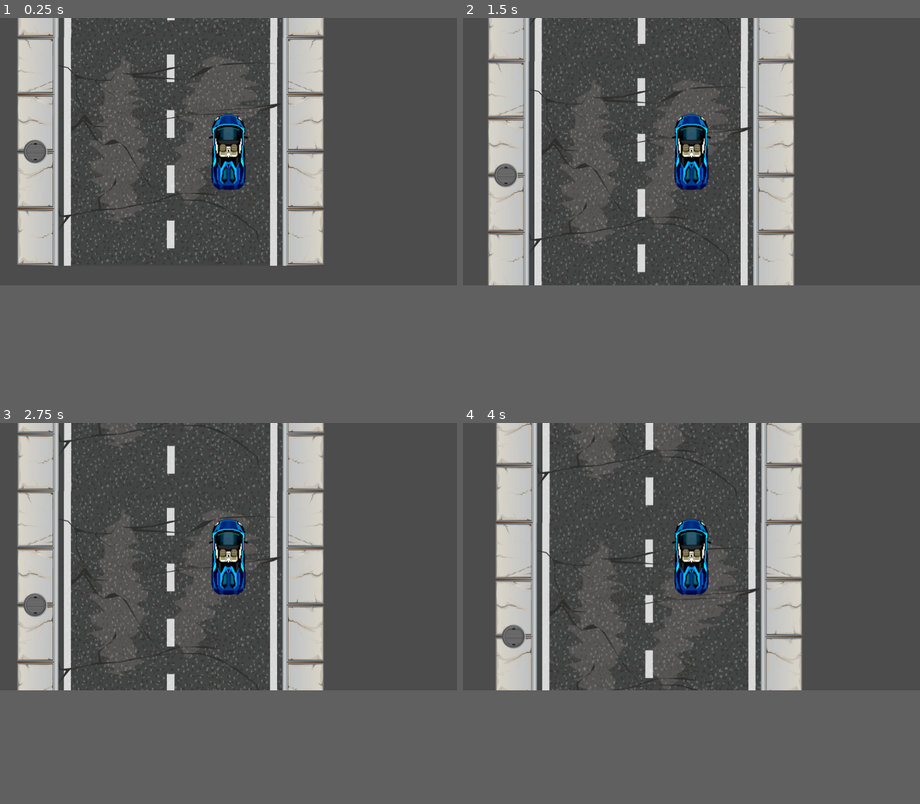
Above: before the commit, frames 1-4 (two rows, left to right).
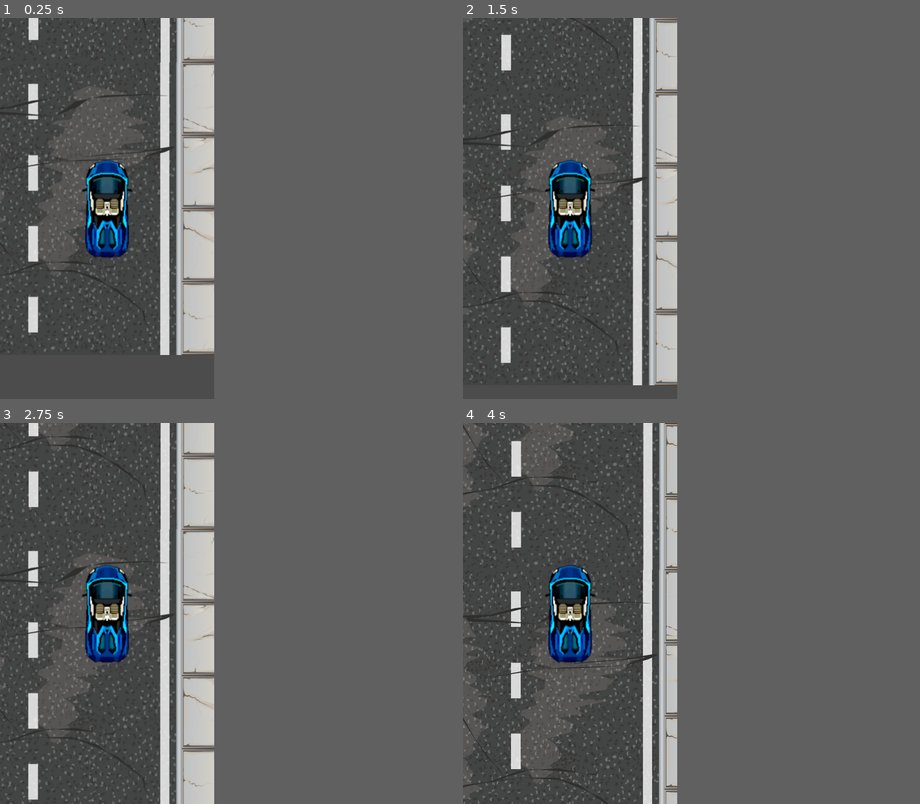
Above: after the commit, the same moments.

Repository: adngdb/coopjam
Game: Godot game, scene res://Levels/LevelTest.tscn
Two runs of this game, one before a commit and one after it. Both use one fixed random seed, a clock stepped at 60 frames per second and the inputs below.
Inputs (mouse positions are in pixels of both pictures, inside the frame that each line leads up to):
- Up to frame 1 (0.25 s): no input
- Up to frame 2 (1.5 s): tap Enter at 0.5 s; move the mouse to (792, 139) at 0.52 s; hold Right (ui_right) 0.53-1.28 s; click (792, 139) at 0.6 s; move the mouse to (600, 166) at 1.27 s; hold Left (ui_left) from 1.28 s (still down); click (600, 166) at 1.35 s
- Up to frame 3 (2.75 s): move the mouse to (274, 499) at 2.02 s; release Left (ui_left) at 2.03 s; hold Right (ui_right) from 2.03 s (still down); click (274, 499) at 2.1 s
- Up to frame 4 (4 s): move the mouse to (668, 609) at 2.77 s; click (668, 609) at 2.85 s; move the mouse to (828, 598) at 3.52 s; release Right (ui_right) at 3.53 s; hold Left (ui_left) from 3.53 s (still down); click (828, 598) at 3.6 s
The window is 800x468 before the commit and 375x667 after it. Grey fills any space a smaller window leaves; there, only what the larger window draws over its background counts as a difference.

The runs differ from the first frame. In frame 1, 29% of the frame differs, in the area x 0-71%, y 0-89%; in frame 2, 29%; in frame 3, 31%, in the area x 0-71%, y 0-100%; in frame 4, 27%.

Commit message:
Change default window size to fit phones.

Diff:
--- a/Qlas/project.godot
+++ b/Qlas/project.godot
@@ -19,6 +19,12 @@
 run/main_scene="res://Levels/LevelTest.tscn"
 config/icon="res://icon.png"
 
+[display]
+
+window/size/width=375
+window/size/height=667
+window/size/resizable=false
+
 [input]
 
 click={
